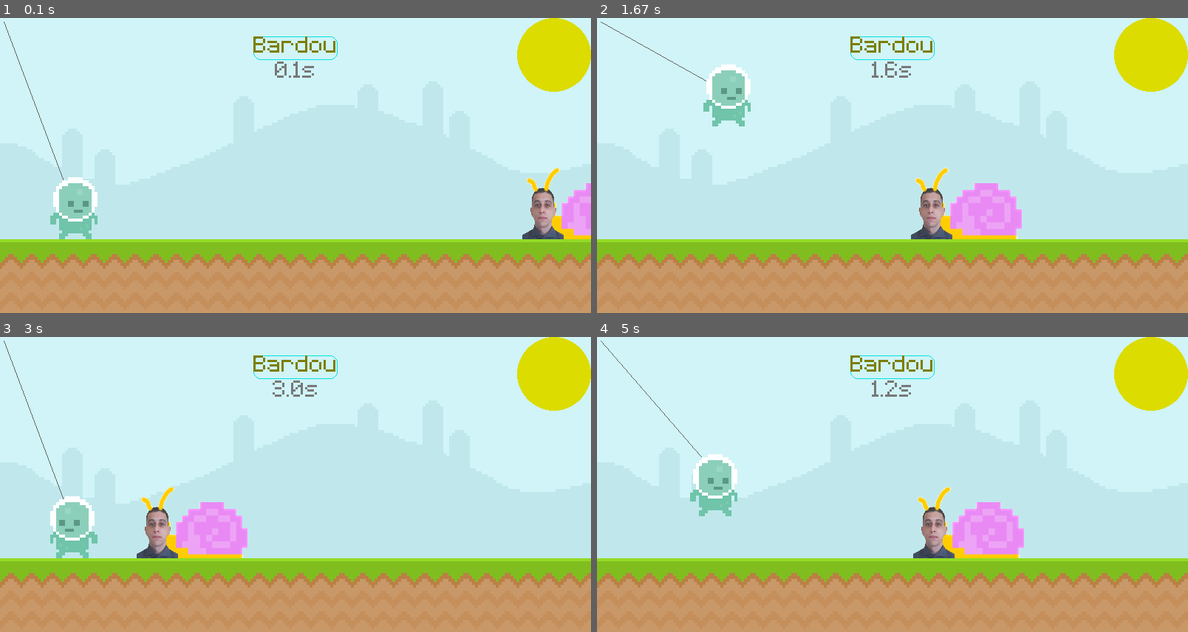
Above: before the commit, frames 1-4 (two rows, left to right).
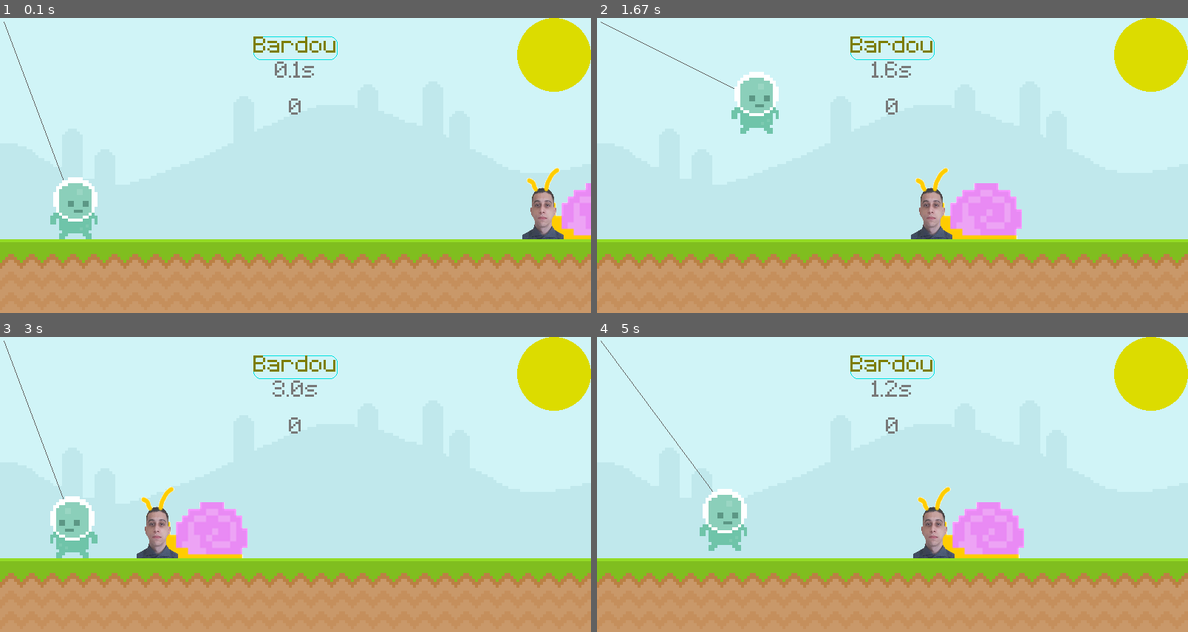
Above: after the commit, the same moments.

Repository: Nicholasmais/Pygames
Game: pygame game, started from main.py
Two runs of this game, one before a commit and one after it. Both use one fixed random seed, a clock stepped at 60 frames per second and the inputs below.
Inputs:
- Up to frame 1 (0.1 s): no input
- Up to frame 2 (1.67 s): tap Space at 0.33, 0.73, 1.03, 1.23, 1.57 s; hold D 0.67-1.13 s; hold W 1.17-1.47 s; hold D from 1.5 s (still down)
- Up to frame 3 (3 s): tap Space at 1.87, 2.07, 2.37, 2.63, 2.93 s; release D at 1.97 s; hold A 2-2.53 s; hold A 2.57-2.97 s
- Up to frame 4 (5 s): hold W 3-3.37 s; tap Space at 3.07, 3.47, 3.77, 4.13, 4.43, 4.63, 4.93 s; hold D 3.4-4.03 s; hold A 4.07-4.53 s; hold D from 4.57 s (still down)

The runs differ from the first frame. In frame 1, less than 0.1% of the frame differs, in the area x 48-51%, y 27-33%; in frame 2, 2.2%; in frame 3, less than 0.1%; in frame 4, 2.3%, in the area x 0-51%, y 1-73%.

Commit message:
Pontuação feita

Diff:
--- a/main.py
+++ b/main.py
@@ -6,33 +6,41 @@
 pygame.init()
 screen = pygame.display.set_mode((width, height))
 pygame.display.set_caption("Flappy Bãrdou")
+
 clock = pygame.time.Clock()
 game_active = True
 start_time = 0
+
 test_font = pygame.font.Font("font/Pixeltype.ttf", 50)
 
 sky_surface = pygame.image.load("graphics/Sky.png").convert()
 ground_surface = pygame.image.load("graphics/Ground.png").convert()
 
-score_surface = test_font.render("Bardou", False, (125,125,0))
-score_rect = score_surface.get_rect(midtop=(400,25))
+title_surface = test_font.render("Bardou", False, (125,125,0))
+title_rect = title_surface.get_rect(midtop=(400,25))
 
 snail_surface = pygame.image.load("graphics/chico_novo_jogo.png").convert_alpha()
 snail_surface = pygame.transform.scale(snail_surface, (150,100))
 snail_rect = snail_surface.get_rect(midbottom=(800,300))
 snail_speed = 3
+snail_x_pos = snail_rect.x
 
 player_surf = pygame.image.load("graphics/player/player_walk_1.png").convert_alpha()
 player_rect = player_surf.get_rect(midbottom = (100,300))
-player_speed = 2
+player_speed = 3
 player_facing_right = True
-
+player_score = 0
+player_x_pos = player_rect.x
 gravity = 0
+def display_timer():
+    current_time = pygame.time.get_ticks() - start_time
+    timer_surf= test_font.render(f'{current_time/1000:.1f}s', False, (120,120,120))
+    timer_rect = timer_surf.get_rect(center = (400,75))
+    screen.blit(timer_surf, timer_rect)
 
 def display_score():
-    current_time = pygame.time.get_ticks() - start_time
-    score_surf= test_font.render(f'{current_time/1000:.1f}s', False, (120,120,120))
-    score_rect = score_surf.get_rect(center = (400,75))
+    score_surf= test_font.render(f'{player_score}', False, (120,120,120))
+    score_rect = score_surf.get_rect(center = (400,75+50))
     screen.blit(score_surf, score_rect)
 
 def move_player():
@@ -56,16 +64,17 @@
 
 while True:
     move_player()
-
     for event in pygame.event.get():
         if event.type == pygame.QUIT or (event.type == pygame.KEYDOWN and event.key == pygame.K_ESCAPE):
             pygame.quit()
             exit()
+
         if game_active:
             if event.type == pygame.KEYDOWN:
                 if event.key == pygame.K_SPACE and player_rect.bottom == 300:
-                    player_rect.bottom -= 50
+                    player_rect.bottom -= 5
                     gravity = -20
+
             if event.type == pygame.MOUSEBUTTONDOWN:
                 if player_rect.collidepoint(event.pos) and player_rect.bottom == 300:
                     player_rect.bottom -= 50
@@ -78,14 +87,24 @@
                     snail_rect.right = 800
                     gravity = 0
                     snail_speed = 3
+                    player_score = 0
                     start_time = pygame.time.get_ticks()
 
     if game_active:
         screen.blit(sky_surface, (0,0))
         screen.blit(ground_surface, (0,300))
-        score_rect_color = pygame.draw.rect(screen, (0,225,225),score_rect,1,10)
-        screen.blit(score_surface,score_rect)
+        title_rect_color = pygame.draw.rect(screen, (0,225,225),title_rect,1,10)
+        screen.blit(title_surface,title_rect)
+
+        display_timer()
         display_score()
+        print(player_x_pos, snail_x_pos, player_rect.x, snail_rect.x,player_x_pos < snail_x_pos, player_rect.x > snail_rect.x,player_x_pos < snail_x_pos and player_rect.x > snail_rect.x)
+
+        if player_x_pos - player_speed < snail_x_pos and player_rect.x > snail_rect.x:
+                player_score += 1
+
+        player_x_pos = player_rect.x
+        snail_x_pos = snail_rect.x
 
         if snail_rect.right <= 0:
             snail_rect.left = 800
@@ -111,9 +130,9 @@
 
         if player_rect.colliderect(snail_rect):
             game_active = False
+
     else:
         screen.fill((255,0,0))
 
-
     pygame.display.update()
     clock.tick(60)
